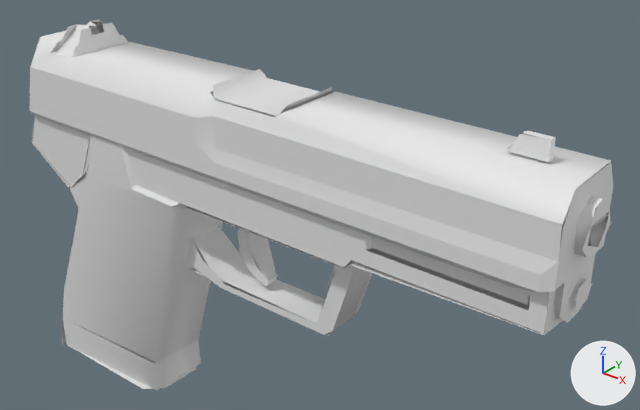
An edit to the Blender file krunker/pistol/pistollp.blend, drawn before and after from the same camera.
Both versions are drawn from a 50 mm camera at (78.3, -78.8, 40.4) aimed at (9.3, 7.5, -13.1). Every picture has the same lights, and +X, +Y and +Z are marked at lower right.
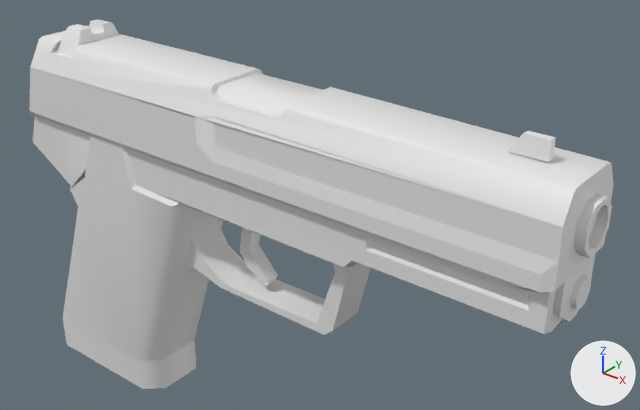
Diff of the bpy script that builds the scene:
```diff
--- a/krunker/pistol/pistollp.blend.py
+++ b/krunker/pistol/pistollp.blend.py
@@ ob_cylinder_002 @@
 _m = ob_cylinder_002.modifiers.new('Decimate', 'DECIMATE')
-_m.ratio = 0.5
+_m.decimate_type = 'DISSOLVE'
+_m.ratio = 0.75
+_m.angle_limit = 0.436
 _m.use_symmetry = True
-_m.symmetry_axis = 'Y'
+_m.delimit = {'SHARP'}
```

Location of each change, (x1, y1, x2, y2) in pixels of the pictures (640 x 410 px):
'Cylinder.002', modifiers changed
    before: (29, 19, 613, 390)
    after: (29, 19, 613, 389)
